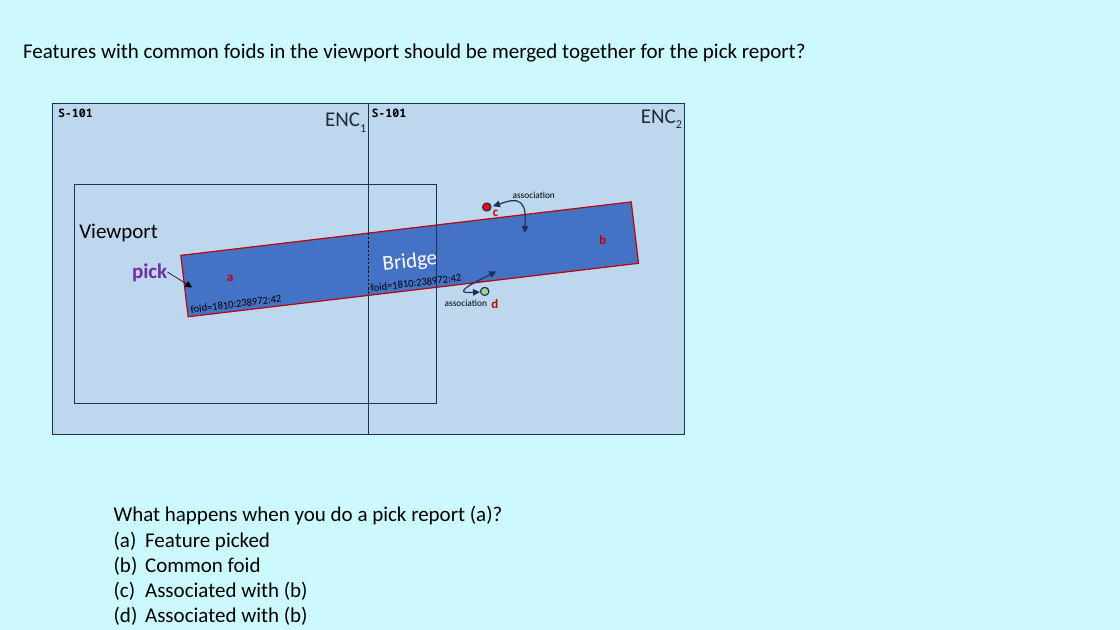
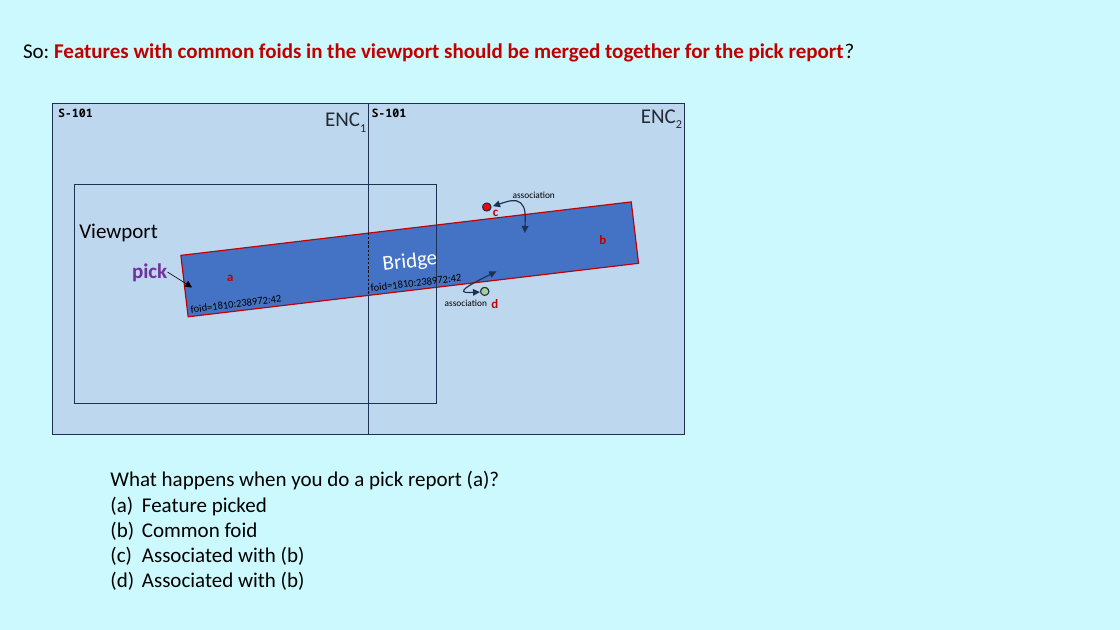
Before and after one commit to iho-ohi/98-interoperability, a slide deck: slide 7 of documents/2.4.0/pick_reports_across_datasets_v3.pptx (slide 6 before the commit). Drawn at 1120x630 pixels with LibreOffice and Linux fonts; fonts in the diff are those of the drawing; background and template pictures are left out. Boxes give left, top, right and bottom in pixels: in the first picture for what was removed or moved away, otherwise in the second. Text is boxed around its words. In the diff, an @@ line names an element or a change of style, - is before the commit and + after.

```diff
--- a/documents/2.4.0/pick_reports_across_datasets_v3.pptx
+++ b/documents/2.4.0/pick_reports_across_datasets_v3.pptx
@@ text at bbox=[23, 43, 855, 62]: text changed; text colour #000000 to #C00000; bold on @@
-Features with common foids in the viewport should be merged together for the pick report?
+So: Features with common foids in the viewport should be merged together for the pick report?
@@ text "What happens when you do ...": place and size @@
-text "What happens when you do ..." at bbox=[114, 506, 502, 625]
+text "What happens when you do ..." at bbox=[110, 471, 499, 590]
```
Also in this commit, not shown: 2 other slides changed, 2 slides added, 11 other files.
